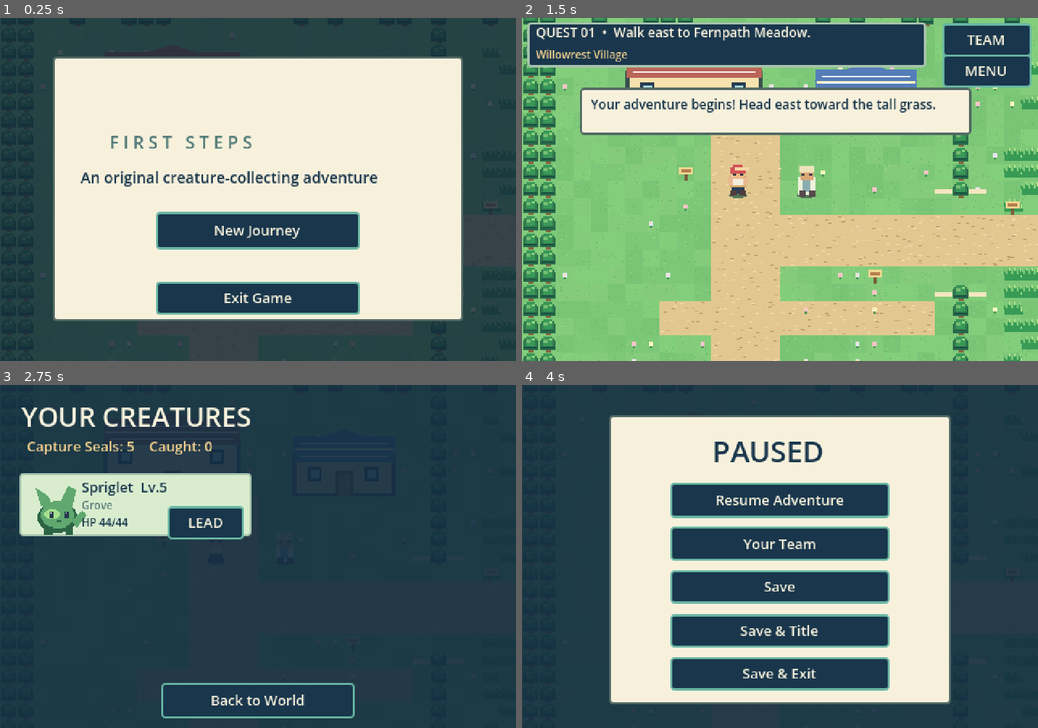
Above: before the commit, frames 1-4 (two rows, left to right).
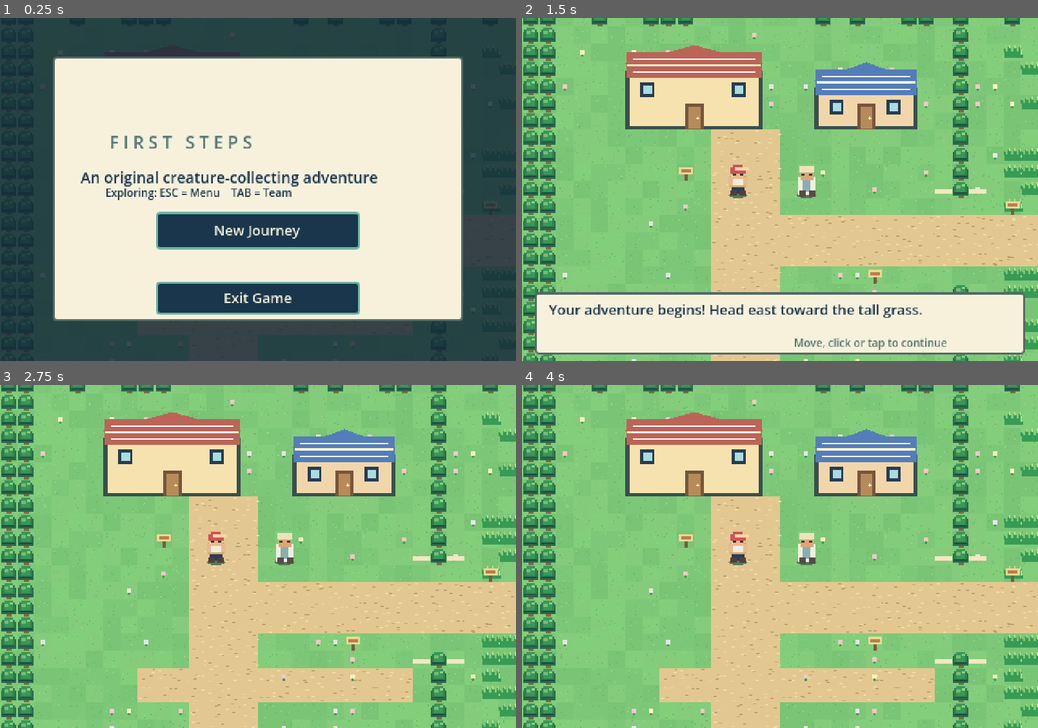
Above: after the commit, the same moments.

Repository: blushark5/Wildbound
Game: Godot game, scene res://main.tscn
The game is run twice, just before and just after one commit, with the same random seed, the same clock (stepped at 60 frames per second) and the same inputs.
Inputs (mouse positions are in pixels of both pictures, inside the frame that each line leads up to):
- Up to frame 1 (0.25 s): no input
- Up to frame 2 (1.5 s): click "New Journey" at 0.5 s; click "Choose" at 1.25 s
- Up to frame 3 (2.75 s): click (464, 405) at 2 s, where only the run before the commit has a clickable "TEAM"
- Up to frame 4 (4 s): click (780, 700) at 2.75 s, where only the run before the commit has a clickable "Back to World"; click (986, 436) at 3.5 s, where only the run before the commit has a clickable "MENU"

The runs differ from the first frame. In frame 1, 0.4% of the frame differs, in the area x 20-57%, y 49-54%; in frame 2, 41%; in frame 3, 100%; in frame 4, 100%, in the area x 0-100%, y 0-100%.

Commit message:
Make exploration unobstructed; bottom notices; add audio control

Diff:
--- a/scripts/main.gd
+++ b/scripts/main.gd
@@ -4,6 +4,7 @@
 # Intentionally independent of the incremental / idle Wildbound v0.x prototype.
 
 const SAVE_PATH: String = "user://wildbound_first_steps_v0_1.json"
+const AUDIO_SCRIPT: Script = preload("res://scripts/audio.gd")
 const SPECIES: Dictionary = {
     "spriglet": {"name": "Spriglet", "evolution": "Thornhart", "affinity": "Grove", "hp": 24, "attack": 9, "move": "Briar Dart", "move_power": 13},
     "brinlet": {"name": "Brinlet", "evolution": "Tidemare", "affinity": "Tide", "hp": 25, "attack": 8, "move": "Ripple Jet", "move_power": 13},
@@ -43,12 +44,43 @@
 var battle_pages: Array[String] = []
 var battle_page_index: int = 0
 var evolution_notice: Dictionary = {}
+var audio_engine: Node
 
 func _ready() -> void:
     rng.randomize()
+    audio_engine = AUDIO_SCRIPT.new()
+    add_child(audio_engine)
     _load_map()
     _create_world()
     _render_title()
+
+func _music(theme: String) -> void:
+    audio_engine.call("play_track", theme)
+
+func _sfx(kind: String) -> void:
+    audio_engine.call("play_fx", kind)
+
+func _toggle_audio() -> void:
+    audio_engine.call("toggle_mute")
+    _render_pause()
+
+func _dismiss_world_notice() -> void:
+    if return_message.is_empty():
+        return
+    return_message = ""
+    _render_world()
+
+func _unhandled_input(event: InputEvent) -> void:
+    if mode != "world" or return_message.is_empty():
+        return
+    if event is InputEventMouseButton:
+        var click: InputEventMouseButton = event
+        if click.pressed and click.button_index == MOUSE_BUTTON_LEFT:
+            _dismiss_world_notice()
+    elif event is InputEventScreenTouch:
+        var touch: InputEventScreenTouch = event
+        if touch.pressed:
+            _dismiss_world_notice()
 
 func _load_map() -> void:
     var file: FileAccess = FileAccess.open("res://world.json", FileAccess.READ)
@@ -134,7 +166,10 @@
         return
     if mode == "world":
         if key_event.keycode == KEY_E or key_event.keycode == KEY_ENTER or key_event.keycode == KEY_SPACE:
-            _talk()
+            if not return_message.is_empty():
+                _dismiss_world_notice()
+            else:
+                _talk()
         elif key_event.keycode == KEY_ESCAPE:
             _render_pause()
         elif key_event.keycode == KEY_TAB:
@@ -161,6 +196,9 @@
         return
     if blocked.has(next_tile) or next_tile == Vector2i(16, 12):
         return
+    if not return_message.is_empty():
+        return_message = ""
+        _render_world()
     player_tile = next_tile
     is_moving = true
     # Do not teleport the camera while the sprite is moving. Advance both in one tween.
@@ -429,12 +467,14 @@
 
 func _render_title() -> void:
     mode = "title"
+    _music("title")
     _clear_ui()
     _full_screen_tint(Color("#132739"), 0.83)
     _box(hud, Vector2(49, 36), Vector2(382, 247), CREAM)
     _label(hud, "WILDBOUND", 77, 58, 330, 47, 37, NAVY)
     _label(hud, "F I R S T   S T E P S", 102, 104, 310, 28, 16, Color("#507977"))
     _label(hud, "An original creature-collecting adventure", 75, 139, 340, 28, 14, NAVY)
+    _label(hud, "Exploring: ESC = Menu    TAB = Team", 98, 156, 290, 16, 10, NAVY)
     if FileAccess.file_exists(SAVE_PATH):
         _button(hud, "Continue", 145, 173, 190, 31, Callable(self, "_continue_game"))
         _button(hud, "New Journey", 145, 209, 190, 31, Callable(self, "_confirm_new_journey"))
@@ -473,22 +513,20 @@
     _place_hero()
     follow_camera.position = Vector2(player_tile.x * 16 + 8, player_tile.y * 16 + 8)
     return_message = "Your adventure begins! Head east toward the tall grass."
+    _sfx("confirm")
     _save()
     _render_world()
 
 func _render_world() -> void:
     mode = "world"
+    _music("world")
     _clear_ui()
-    # No persistent bottom bar: the overworld and character remain visible.
-    _box(hud, Vector2(5, 4), Vector2(371, 42), NAVY)
-    _label(hud, _quest(), 13, 5, 352, 23, 12, CREAM)
-    _label(hud, "Fernpath Meadow" if player_tile.x >= 27 else "Willowrest Village", 13, 27, 288, 16, 10, GOLD)
-    _button(hud, "TEAM", 391, 5, 83, 26, Callable(self, "_render_team"))
-    _button(hud, "MENU", 391, 34, 83, 26, Callable(self, "_render_pause"))
+    # No persistent HUD over the player. ESC = menu, TAB = team.
+    # Notices stay at the bottom until movement, confirmation, click, or tap.
     if not return_message.is_empty():
-        _box(hud, Vector2(54, 65), Vector2(364, 44), CREAM)
-        _label(hud, return_message, 64, 72, 347, 33, 12, NAVY)
-        return_message = ""
+        _box(hud, Vector2(12, 256), Vector2(456, 58), CREAM)
+        _label(hud, return_message, 25, 263, 429, 31, 13, NAVY)
+        _label(hud, "Move, click or tap to continue", 253, 296, 198, 14, 10, Color("#54786c"))
 
 func _save_and_note() -> void:
     _save()
@@ -602,13 +640,18 @@
     _clear_ui()
     _full_screen_tint(Color("#142d42"), 0.91)
     _box(hud, Vector2(81, 28), Vector2(318, 270), CREAM)
-    _label(hud, "PAUSED", 177, 43, 180, 43, 27, NAVY)
-    _button(hud, "Resume Adventure", 138, 91, 204, 33, Callable(self, "_resume_from_pause"))
-    _button(hud, "Your Team", 138, 132, 204, 32, Callable(self, "_render_team"))
-    _button(hud, "Save", 138, 173, 204, 31, Callable(self, "_save_and_pause_note"))
-    _button(hud, "Save & Title", 138, 214, 204, 31, Callable(self, "_return_to_title"))
-    if not OS.has_feature("web"):
-        _button(hud, "Save & Exit", 138, 254, 204, 31, Callable(self, "_quit_game"))
+    _label(hud, "PAUSED", 177, 34, 180, 39, 27, NAVY)
+    _label(hud, _quest(), 100, 72, 292, 18, 10, NAVY)
+    _button(hud, "Resume Adventure", 138, 94, 204, 33, Callable(self, "_resume_from_pause"))
+    _button(hud, "Your Team", 138, 133, 204, 32, Callable(self, "_render_team"))
+    _button(hud, "Save", 138, 172, 204, 31, Callable(self, "_save_and_pause_note"))
+    _button(hud, "Save & Title", 138, 211, 204, 31, Callable(self, "_return_to_title"))
+    var audio_label: String = "Sound OFF" if bool(audio_engine.get("muted")) else "Sound ON"
+    if OS.has_feature("web"):
+        _button(hud, audio_label, 138, 252, 204, 31, Callable(self, "_toggle_audio"))
+    else:
+        _button(hud, audio_label, 138, 252, 99, 31, Callable(self, "_toggle_audio"))
+        _button(hud, "Save & Exit", 241, 252, 101, 31, Callable(self, "_quit_game"))
 
 func _resume_from_pause() -> void:
     _render_world()
